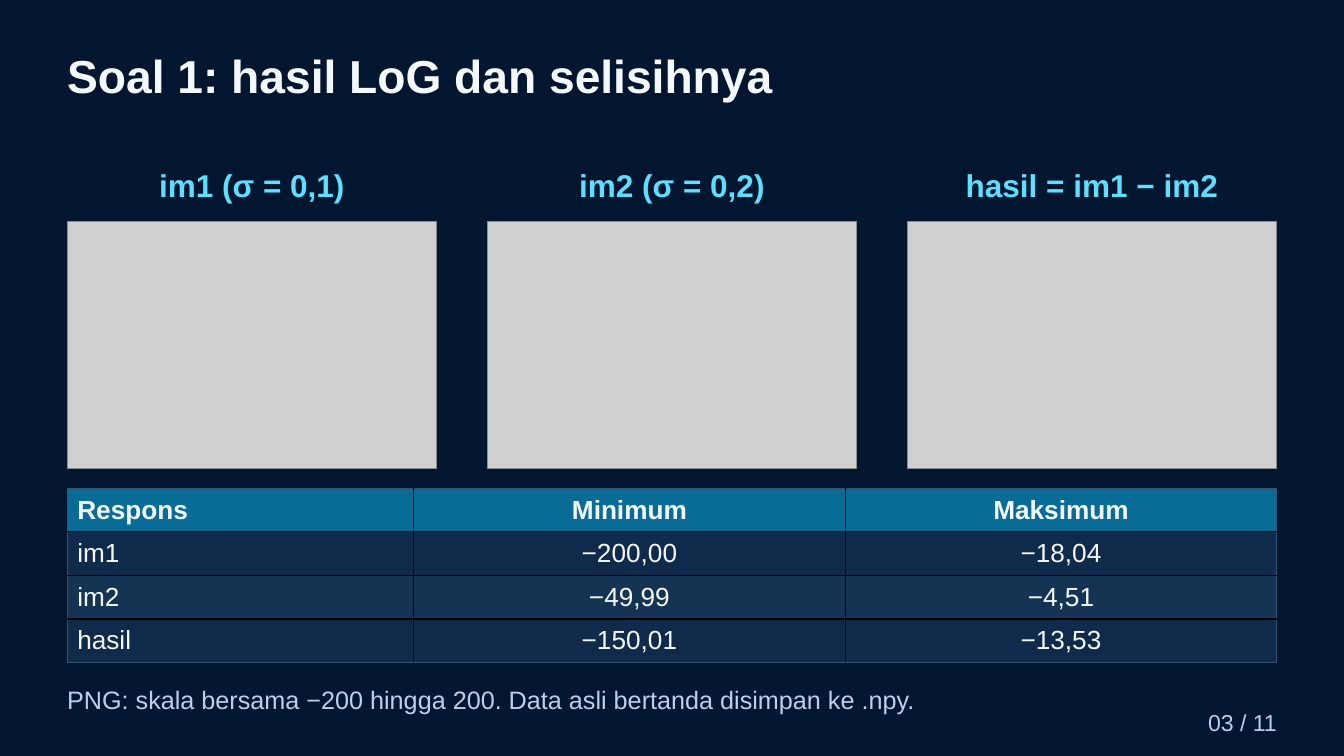
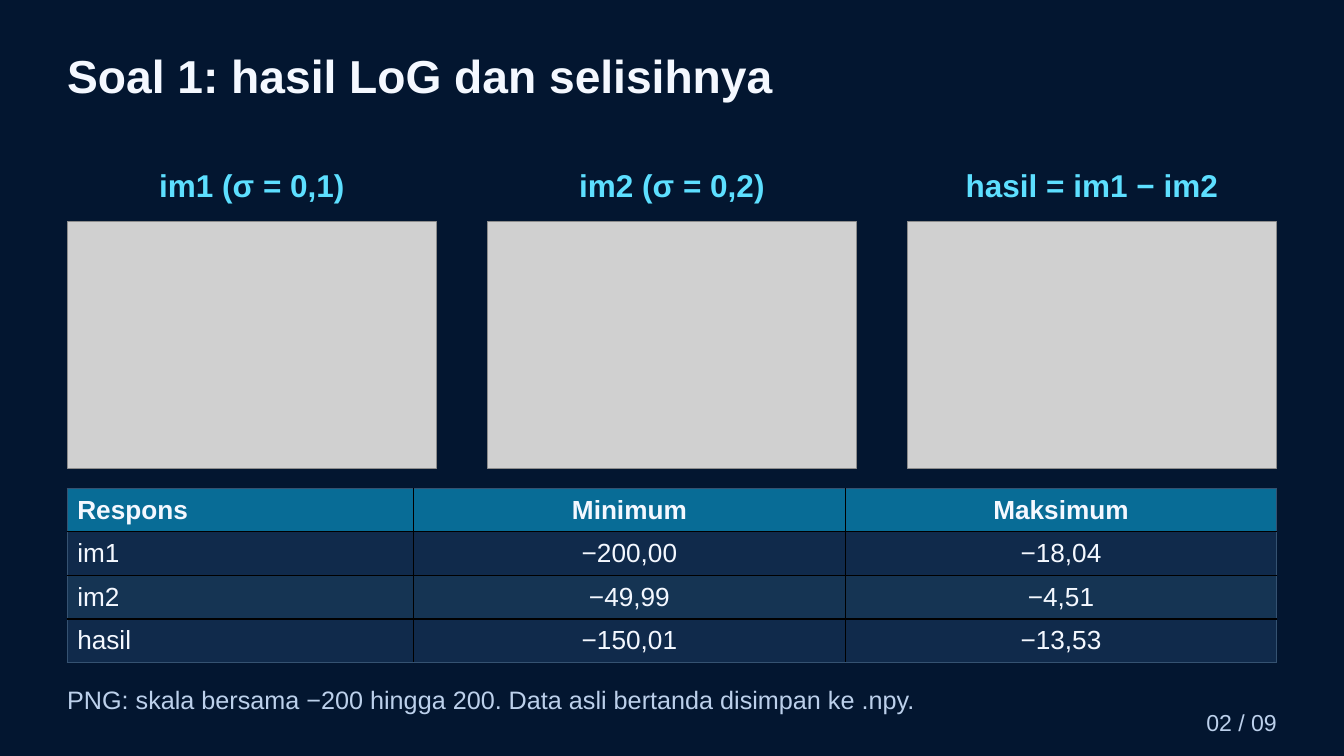
Before and after one commit to Bambang-code/uts-pcd-kelompok-9, a slide deck: slide 3 of laporan/ppt/presentasi-uts-pcd-kelompok-9-biru.pptx. Drawn at 1344x756 pixels with LibreOffice and Linux fonts; fonts in the diff are those of the drawing; grey boxes stand for pictures; background and template pictures are left out. Boxes give left, top, right and bottom in pixels: in the first picture for what was removed or moved away, otherwise in the second. Text is boxed around its words. In the diff, an @@ line names an element or a change of style, - is before the commit and + after.

```diff
--- a/laporan/ppt/presentasi-uts-pcd-kelompok-9-biru.pptx
+++ b/laporan/ppt/presentasi-uts-pcd-kelompok-9-biru.pptx
@@ text at [1206, 715, 1277, 731]: text changed @@
-03 / 11
+02 / 09
```
Also in this commit, not shown: 7 other slides changed, 3 slides added, 3 slides removed, 33 other files.
